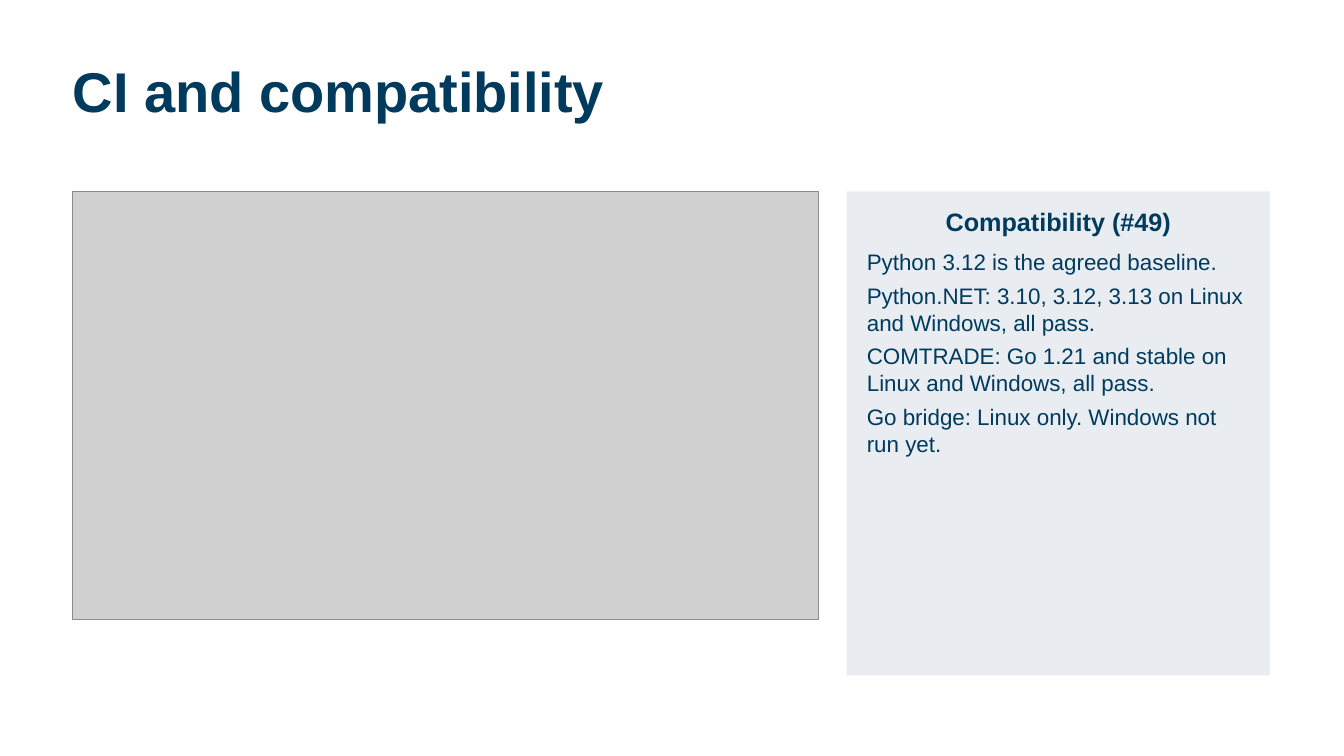
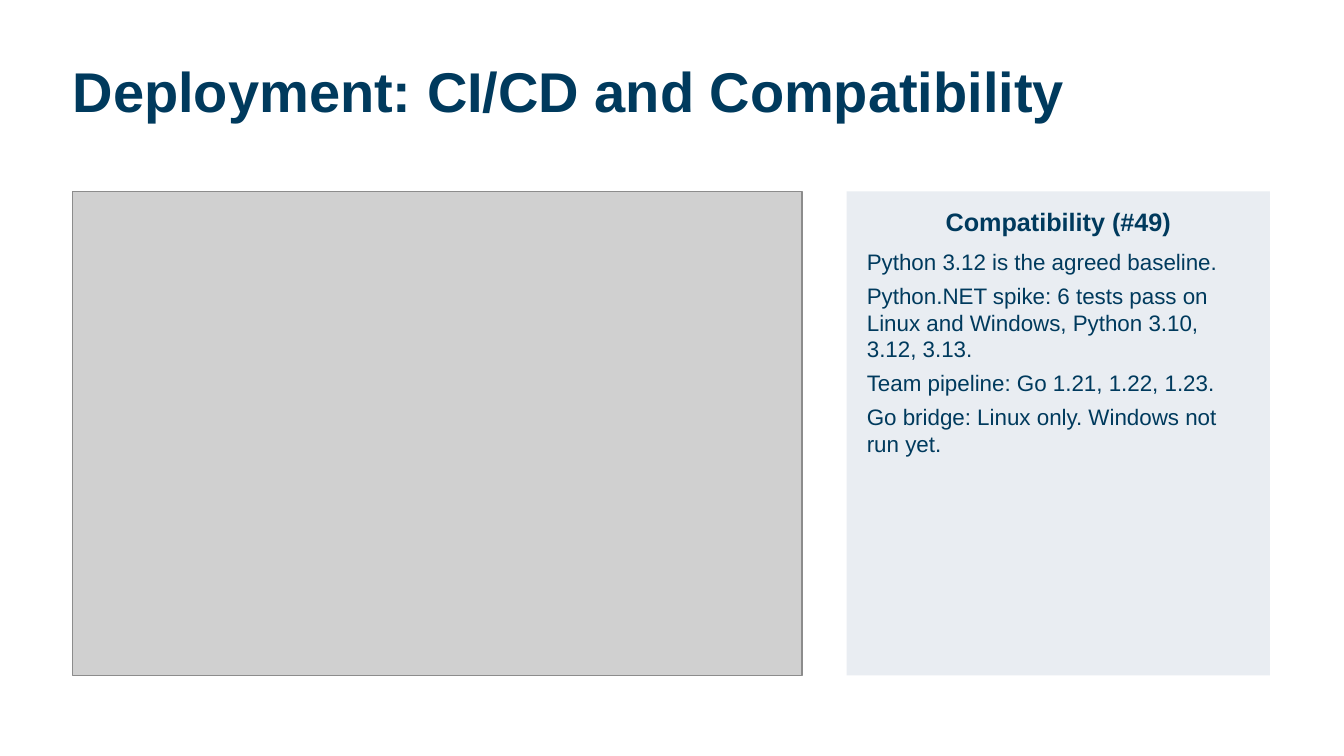
Before and after one commit to calebh13/sel-blueframe-sdk, a slide deck: slide 9 of Sprints/Sprint_5/Sprint 5 Presentation.pptx. Drawn at 1344x756 pixels with LibreOffice and Linux fonts; fonts in the diff are those of the drawing; grey boxes stand for pictures. Boxes give left, top, right and bottom in pixels: in the first picture for what was removed or moved away, otherwise in the second. Text is boxed around its words. In the diff, an @@ line names an element or a change of style, - is before the commit and + after.

```diff
--- a/Sprints/Sprint_5/Sprint 5 Presentation.pptx
+++ b/Sprints/Sprint_5/Sprint 5 Presentation.pptx
@@ title at (73, 71, 1064, 122): text changed @@
-CI and compatibility
+Deployment: CI/CD and Compatibility
@@ picture: place and size @@
-picture at (73, 192, 819, 620)
+picture at (73, 192, 803, 676)
@@ text in rectangle at (867, 287, 1215, 396): text changed @@
-Python.NET: 3.10, 3.12, 3.13 on Linux and Windows, all pass.
-COMTRADE: Go 1.21 and stable on Linux and Windows, all pass.
+Python.NET spike: 6 tests pass on Linux and Windows, Python 3.10, 3.12, 3.13.
+Team pipeline: Go 1.21, 1.22, 1.23.
```
Also in this commit, not shown: 14 other slides changed, 1 other file.
